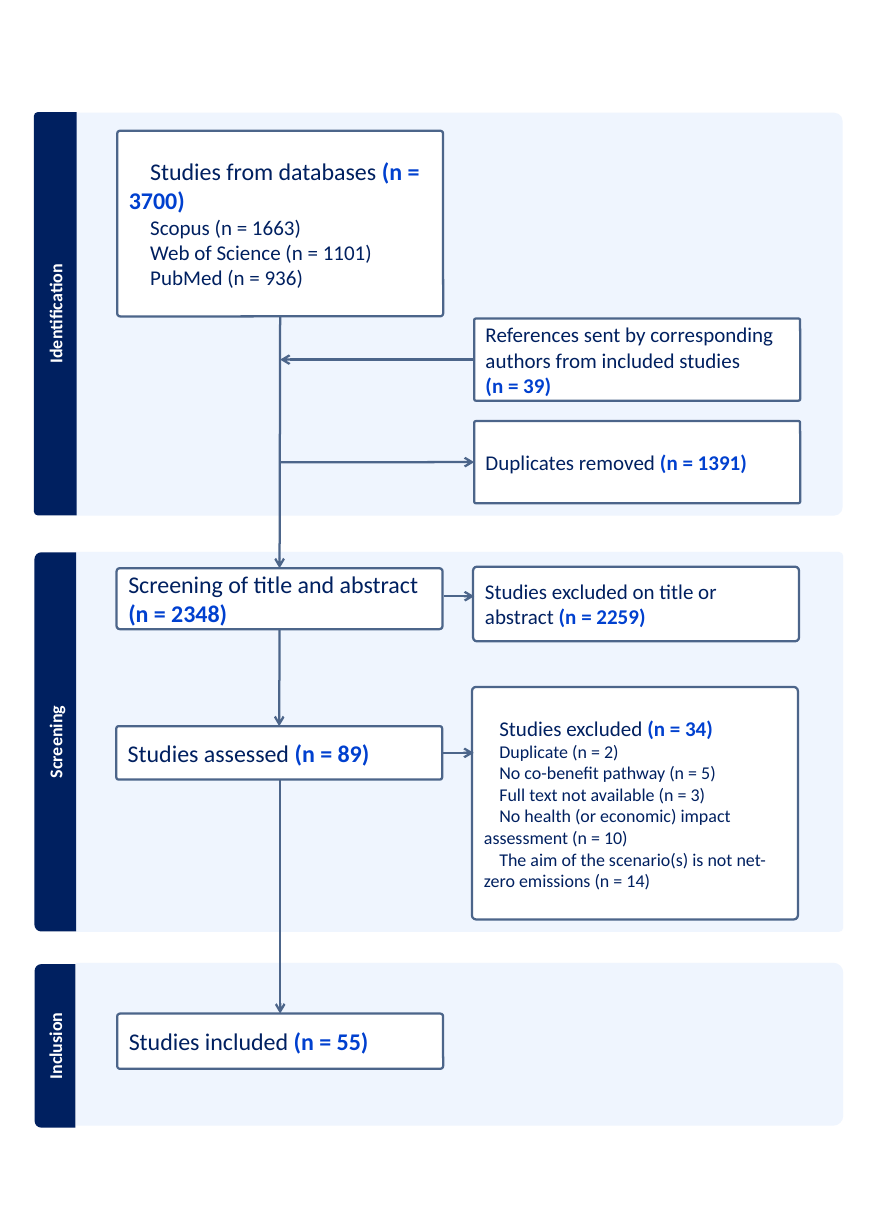
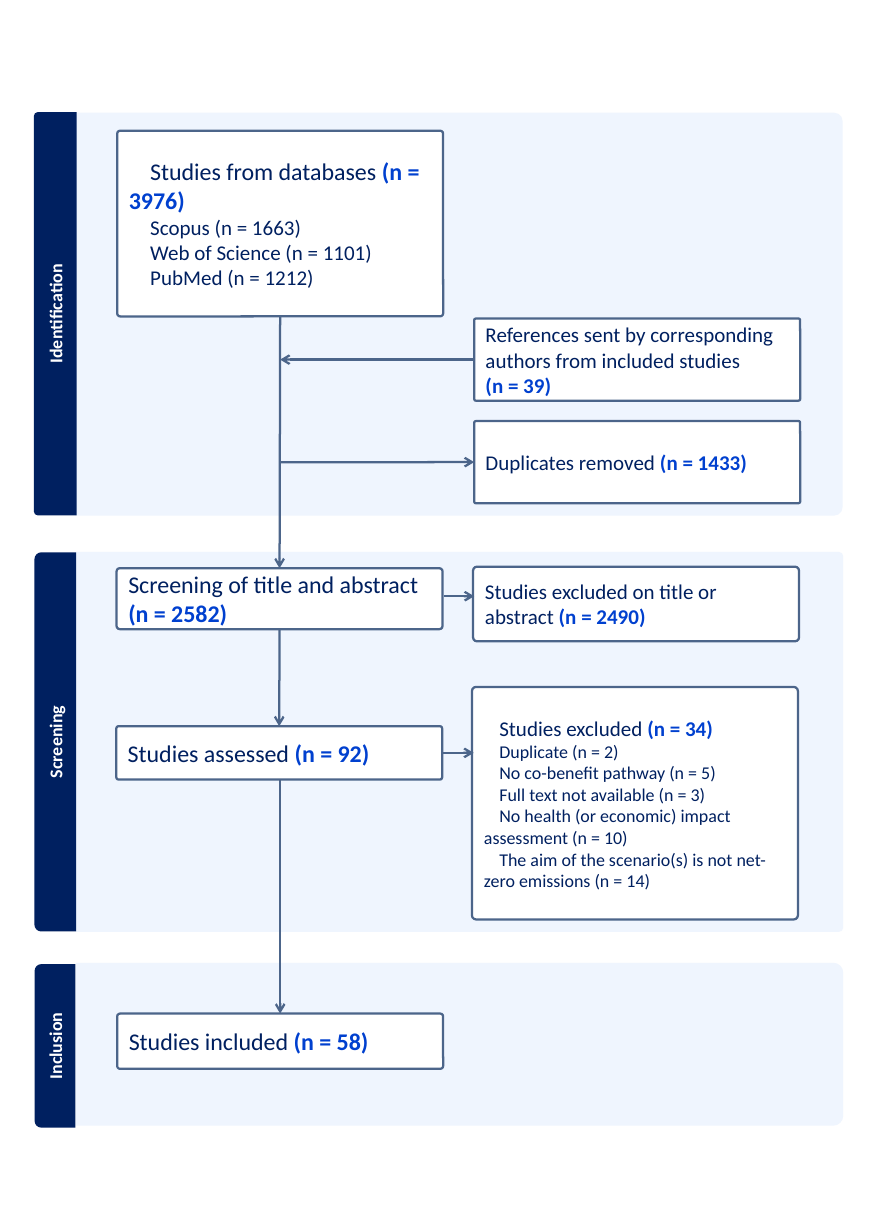
Before and after one commit to LeoMoutet/revue_syst, a slide deck: slide 1 of figures/flow chart.pptx. Drawn at 892x1232 pixels with LibreOffice and Linux fonts; fonts in the diff are those of the drawing. Boxes give left, top, right and bottom in pixels: in the first picture for what was removed or moved away, otherwise in the second. Text is boxed around its words. In the diff, an @@ line names an element or a change of style, - is before the commit and + after.

```diff
--- a/figures/flow chart.pptx
+++ b/figures/flow chart.pptx
@@ text in rounded rectangle at (129,162,402,213): text changed @@
-Studies from databases (n = 3700)
+Studies from databases (n = 3976)
@@ text in rounded rectangle at (150,270,314,288): text changed @@
-PubMed (n = 936)
+PubMed (n = 1212)
@@ text in rounded rectangle at (485,454,747,474): text changed @@
-Duplicates removed (n = 1391)
+Duplicates removed (n = 1433)
@@ text in rounded rectangle at (128,576,418,629): text changed @@
-Screening of title and abstract (n = 2348)
+Screening of title and abstract (n = 2582)
@@ text in rounded rectangle at (485,584,716,627): text changed @@
-Studies excluded on title or abstract (n = 2259)
+Studies excluded on title or abstract (n = 2490)
@@ text in rounded rectangle at (128,744,370,766): text changed @@
-Studies assessed (n = 89)
+Studies assessed (n = 92)
@@ text in rounded rectangle at (129,1032,369,1054): text changed @@
-Studies included (n = 55)
+Studies included (n = 58)
```
Also in this commit, not shown: 13 other files.
